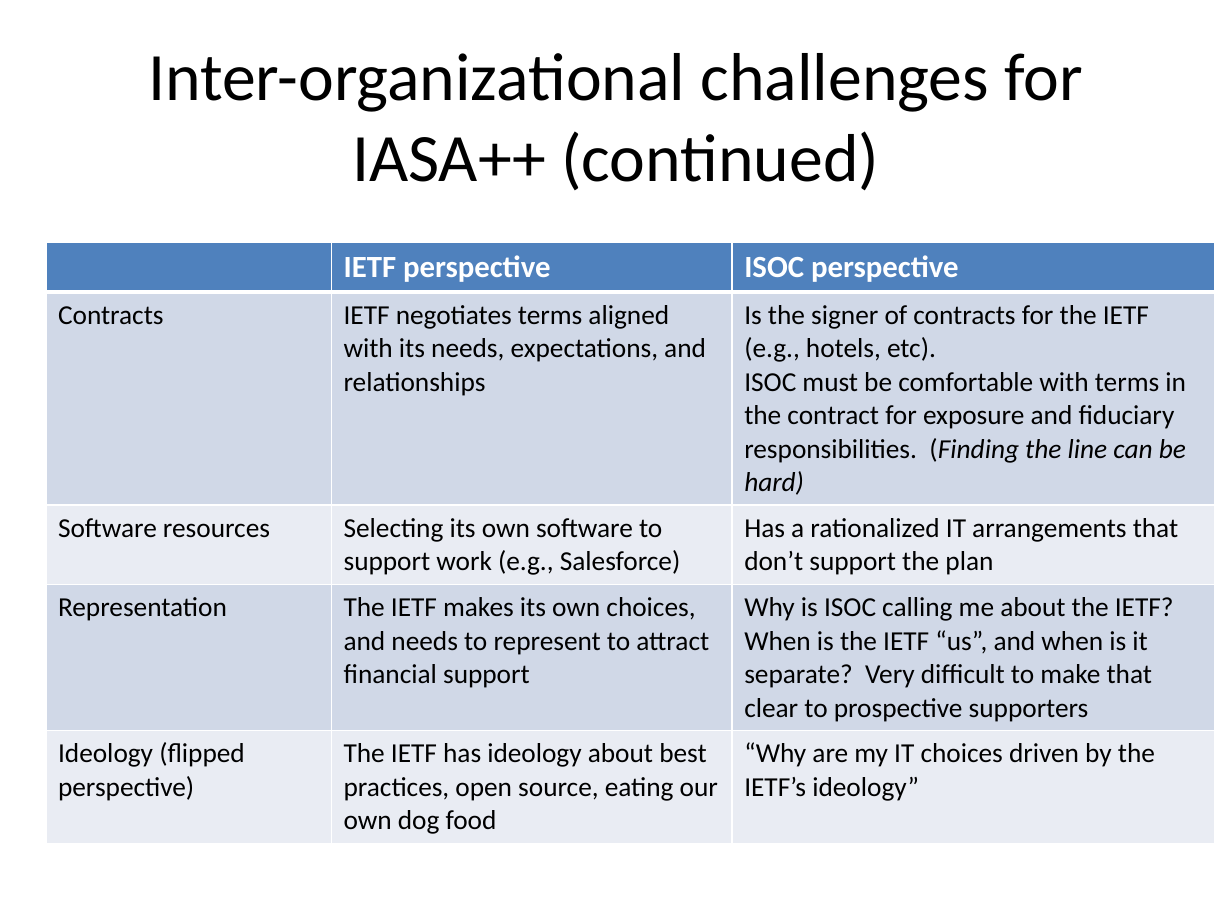
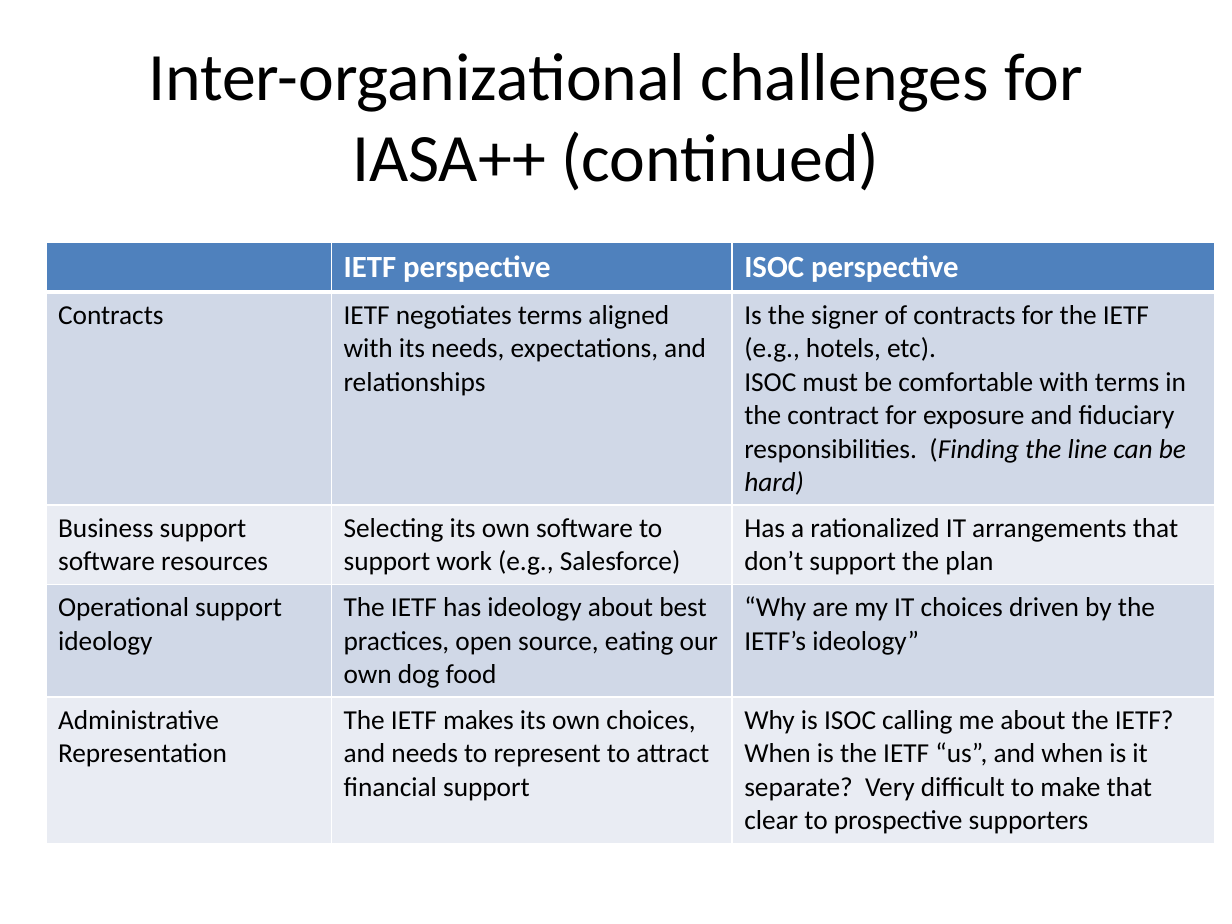
Before and after one commit to ekr/iasa-20, a slide deck: slide 2 of ietf100/IASA-PlusPlus-Challenges.pptx. Drawn at 1232x924 pixels with LibreOffice and Linux fonts; fonts in the diff are those of the drawing. Boxes give left, top, right and bottom in pixels: in the first picture for what was removed or moved away, otherwise in the second. Text is boxed around its words. In the diff, an @@ line names an element or a change of style, - is before the commit and + after.

Commit message:
clarifications from external input

```diff
--- a/ietf100/IASA-PlusPlus-Challenges.pptx
+++ b/ietf100/IASA-PlusPlus-Challenges.pptx
@@ table at (46,241,1215,838) @@
-row 3, column 1: Software resources
+row 3, column 1: Business support software resources
-row 4: Representation | The IETF makes its own choices, and needs to represent to attract financial support | Why is ISOC calling me about the IETF? When is the IETF “us”, and when is it separate? Very difficult to make that clear to prospective supporters
+row 4: Operational support ideology | The IETF has ideology about best practices, open source, eating our own dog food | “Why are my IT choices driven by the IETF’s ideology”
-row 5: Ideology (flipped perspective) | The IETF has ideology about best practices, open source, eating our own dog food | “Why are my IT choices driven by the IETF’s ideology”
+row 5: Administrative Representation | The IETF makes its own choices, and needs to represent to attract financial support | Why is ISOC calling me about the IETF? When is the IETF “us”, and when is it separate? Very difficult to make that clear to prospective supporters
```
